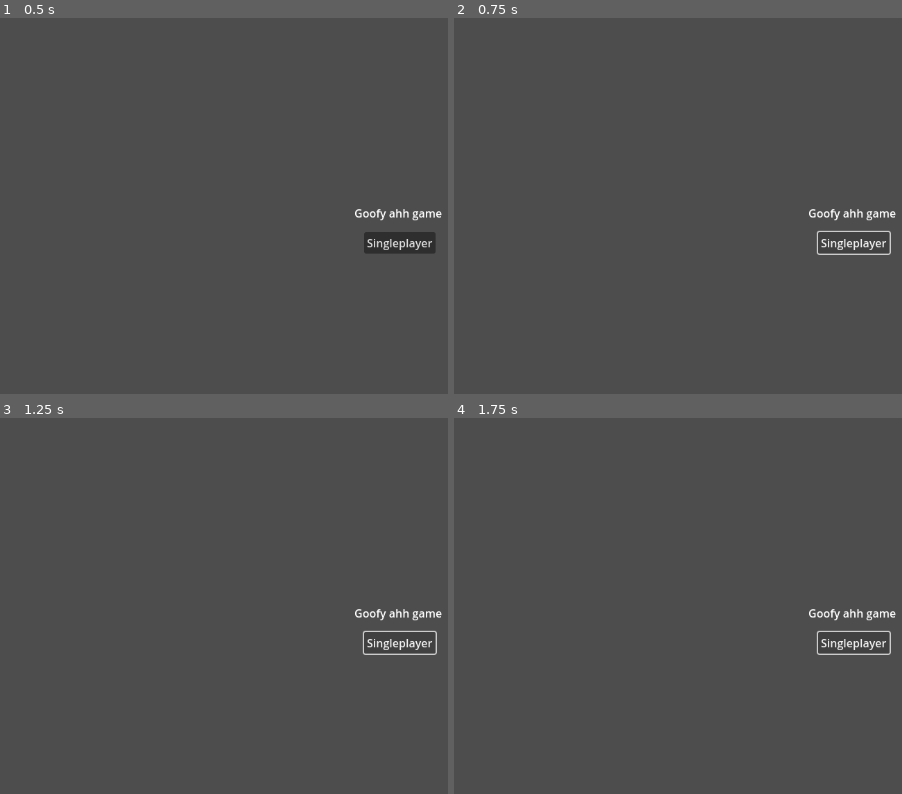
Above: before the commit, frames 1-4 (two rows, left to right).
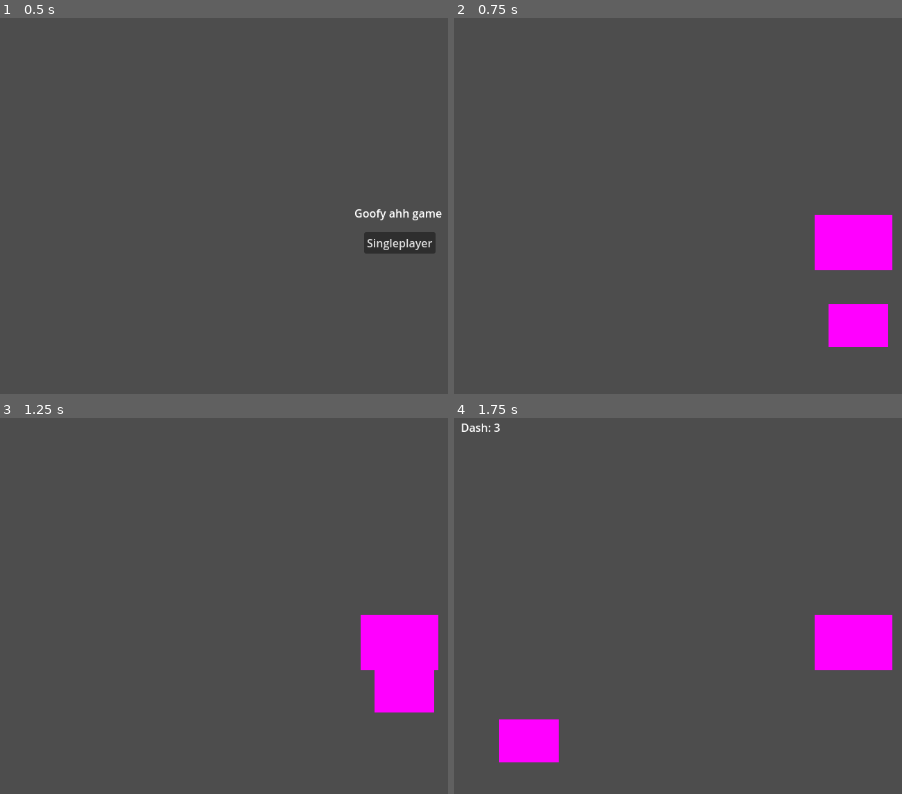
Above: after the commit, the same moments.

Repository: Sheep26/2DMultiplayerShooter
Game: Godot game, scene res://Scenes/MainMenu/MainMenu.tscn
Same seed, same stepped clock (60 frames per second), same inputs: the game is played once before the commit and once after it. Before the commit the project starts from res://MainMenu.tscn.
Inputs:
- Up to frame 1 (0.5 s): no input
- Up to frame 2 (0.75 s): click "Singleplayer" at 0.5 s
- Up to frame 3 (1.25 s): no input
- Up to frame 4 (1.75 s): tap Enter at 1.25 s; hold Right (right) from 1.28 s (still down); tap E (dash) at 1.35 s; tap W (jump) at 1.52 s

Frame 1 is identical in both runs. In frame 2, 4.3% of the frame differs, in the area x 79-99%, y 50-88%; in frame 3, 4.3%; in frame 4, 4.4%, in the area x 1-99%, y 1-92%.

Commit message:
level swapping and organisation

Diff:
--- a/character_body_2d.tscn
+++ b/Objects/character_body_2d.tscn
@@ -1,6 +1,6 @@
 [gd_scene load_steps=4 format=3 uid="uid://ri4jdx8dnjod"]
 
-[ext_resource type="Script" path="res://CharacterBody2D.gd" id="1_hnhxc"]
+[ext_resource type="Script" path="res://Scripts/CharacterBody2D.gd" id="1_kpffx"]
 
 [sub_resource type="RectangleShape2D" id="RectangleShape2D_vui4c"]
 size = Vector2(112, 80)
@@ -9,7 +9,7 @@
 
 [node name="CharacterBody2D" type="CharacterBody2D"]
 position = Vector2(159, 49)
-script = ExtResource("1_hnhxc")
+script = ExtResource("1_kpffx")
 
 [node name="CollisionShape2D" type="CollisionShape2D" parent="."]
 shape = SubResource("RectangleShape2D_vui4c")
--- /dev/null
+++ b/Scenes/Levels/node_2d.tscn
@@ -0,0 +1,10 @@
+[gd_scene load_steps=3 format=3 uid="uid://bbf5a28x61djd"]
+
+[ext_resource type="PackedScene" uid="uid://ri4jdx8dnjod" path="res://Objects/character_body_2d.tscn" id="1_i6g47"]
+[ext_resource type="PackedScene" uid="uid://d3gh5mqi3a858" path="res://Objects/platform.tscn" id="2_jc5nu"]
+
+[node name="Node2D" type="Node2D"]
+
+[node name="CharacterBody2D" parent="." instance=ExtResource("1_i6g47")]
+
+[node name="StaticBody2D" parent="." instance=ExtResource("2_jc5nu")]
--- a/MainMenu.tscn
+++ b/Scenes/MainMenu/MainMenu.tscn
@@ -1,6 +1,6 @@
 [gd_scene load_steps=2 format=3 uid="uid://ddoa8yw58lf23"]
 
-[ext_resource type="Script" path="res://SingleplayerButton.gd" id="1_mj75t"]
+[ext_resource type="Script" path="res://Scripts/SingleplayerButton.gd" id="1_8oixk"]
 
 [node name="MainMenu" type="Control"]
 layout_mode = 3
@@ -39,4 +39,4 @@
 grow_horizontal = 2
 grow_vertical = 2
 text = "Singleplayer"
-script = ExtResource("1_mj75t")
+script = ExtResource("1_8oixk")
--- a/CharacterBody2D.gd
+++ b/Scripts/CharacterBody2D.gd
@@ -53,7 +53,7 @@
 		if moveTime >= 100:
 			moveTime = 0
 		moveTime += 1 * deltaTime
-		velocity.x += direction * 175 * deltaTime
+		velocity.x += direction * 150 * deltaTime
 		dashCooldown = 3000
 
 	move_and_slide()
--- /dev/null
+++ b/Scripts/SingleplayerButton.gd
@@ -0,0 +1,18 @@
+extends Button
+
+
+# Called when the node enters the scene tree for the first time.
+func _ready():
+	pressed.connect(self._button_pressed)
+
+
+# Called every frame. 'delta' is the elapsed time since the previous frame.
+func _process(_delta):
+	pass
+
+func _button_pressed():
+	get_tree().current_scene.queue_free()
+	var s = ResourceLoader.load("res://Scenes/Levels/node_2d.tscn")
+	var new = s.instantiate()
+	get_tree().root.add_child(new)
+	get_tree().current_scene = new
--- a/SingleplayerButton.gd
+++ /dev/null
@@ -1,11 +0,0 @@
-extends Button
-
-
-# Called when the node enters the scene tree for the first time.
-func _ready():
-	pass # Replace with function body.
-
-
-# Called every frame. 'delta' is the elapsed time since the previous frame.
-func _process(delta):
-	pass
--- a/node_2d.tscn
+++ /dev/null
@@ -1,10 +0,0 @@
-[gd_scene load_steps=3 format=3 uid="uid://bbf5a28x61djd"]
-
-[ext_resource type="PackedScene" uid="uid://ri4jdx8dnjod" path="res://character_body_2d.tscn" id="1_ov04i"]
-[ext_resource type="PackedScene" uid="uid://d3gh5mqi3a858" path="res://static_body_2d.tscn" id="2_p8s1k"]
-
-[node name="Node2D" type="Node2D"]
-
-[node name="CharacterBody2D" parent="." instance=ExtResource("1_ov04i")]
-
-[node name="StaticBody2D" parent="." instance=ExtResource("2_p8s1k")]
--- a/project.godot
+++ b/project.godot
@@ -11,7 +11,7 @@
 [application]
 
 config/name="2d Multiplayer Shooter"
-run/main_scene="res://MainMenu.tscn"
+run/main_scene="res://Scenes/MainMenu/MainMenu.tscn"
 config/features=PackedStringArray("4.1", "Forward Plus")
 config/icon="res://icon.svg"
 
Renamed: static_body_2d.tscn -> Objects/platform.tscn
